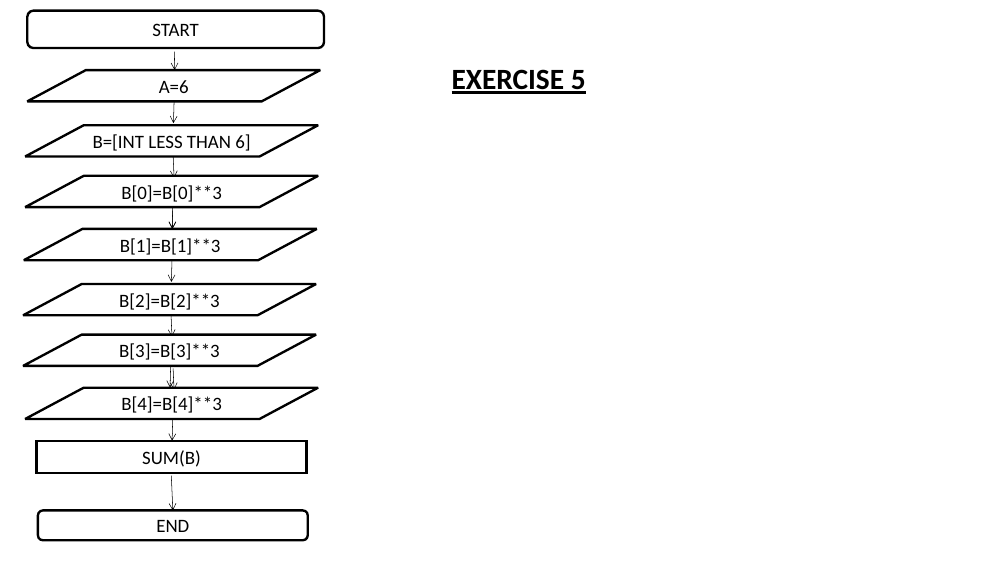
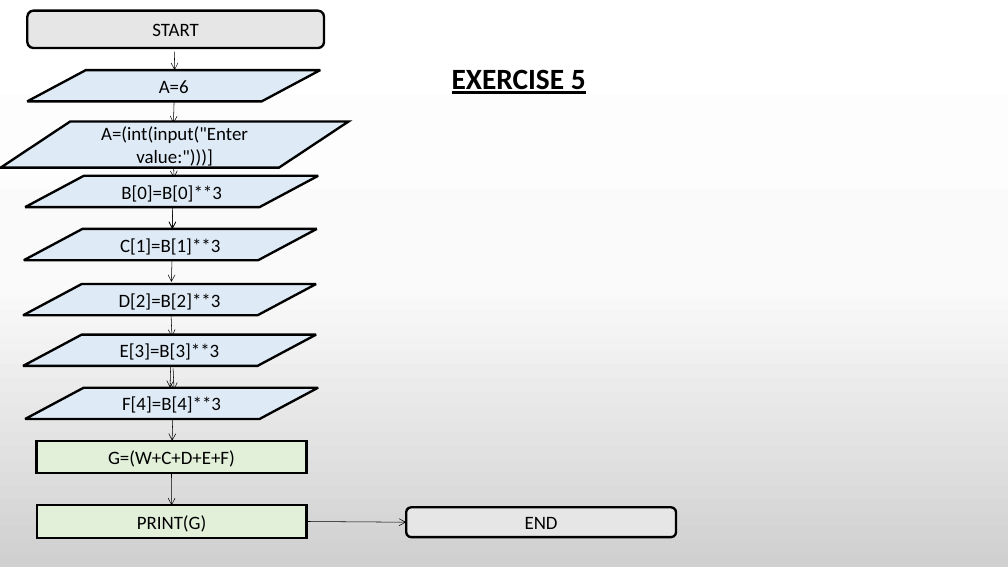
Before and after one commit to nwaniayo/lalacsc102, a slide deck: slide 7 of CSC FLOW CHART.pptx. Drawn at 1008x567 pixels with LibreOffice and Linux fonts; fonts in the diff are those of the drawing. Boxes give left, top, right and bottom in pixels: in the first picture for what was removed or moved away, otherwise in the second. Text is boxed around its words. In the diff, an @@ line names an element or a change of style, - is before the commit and + after.

```diff
--- a/CSC FLOW CHART.pptx
+++ b/CSC FLOW CHART.pptx
@@ background #FFFFFF to gradient #FFFFFF to #FBFBFB to #D1D1D1 @@
@@ rounded rectangle "START" at (27,11,324,48): fill #FFFFFF to #E7E6E6 @@
@@ fill #FFFFFF to #DEEBF7 in 7 elements at (27,70,321,101), (25,176,318,207), (23,284,317,315), (24,229,318,260), (23,335,317,366), (25,388,318,419), (1,122,349,168) @@
@@ flow chart input output "A=(int(input("Enter value:")))]": place and size @@
-flow chart input output "A=(int(input("Enter value:")))]" at (25,126,318,157)
+flow chart input output "A=(int(input("Enter value:")))]" at (1,122,349,168)
@@ text in flow chart input output at (101,126,248,168): text changed @@
-B=[INT LESS THAN 6]
+A=(int(input("Enter value:")))]
@@ text in flow chart input output at (120,238,220,255): text changed @@
-B[1]=B[1]**3
+C[1]=B[1]**3
@@ text in flow chart input output at (119,293,221,310): text changed @@
-B[2]=B[2]**3
+D[2]=B[2]**3
@@ text in flow chart input output at (120,343,220,360): text changed @@
-B[3]=B[3]**3
+E[3]=B[3]**3
@@ text in flow chart input output at (122,396,221,413): text changed @@
-B[4]=B[4]**3
+F[4]=B[4]**3
@@ rectangle "G=(W+C+D+E+F)" at (36,441,306,473): fill #FFFFFF to #E2F0D9 @@
@@ text in rectangle at (108,450,235,467): text changed @@
-SUM(B)
+G=(W+C+D+E+F)
@@ arrow moved from (172, 476) - (173, 510) to (172, 473) - (172, 505) @@
@@ rectangle added at (37,505,307,538), fill #E2F0D9, outline #000000 2.25 pt, 18 pt, text #000000 @@
+PRINT(G)
@@ rounded rectangle "END" at (406,507,676,537): fill #FFFFFF to #E7E6E6 @@
@@ rounded rectangle "END": place and size @@
-rounded rectangle "END" at (38,510,308,540)
+rounded rectangle "END" at (406,507,676,537)
@@ arrow added from (307, 522) to (406, 523), #000000 0.5 pt @@
```
Also in this commit, not shown: 6 other slides changed, 1 other file.
